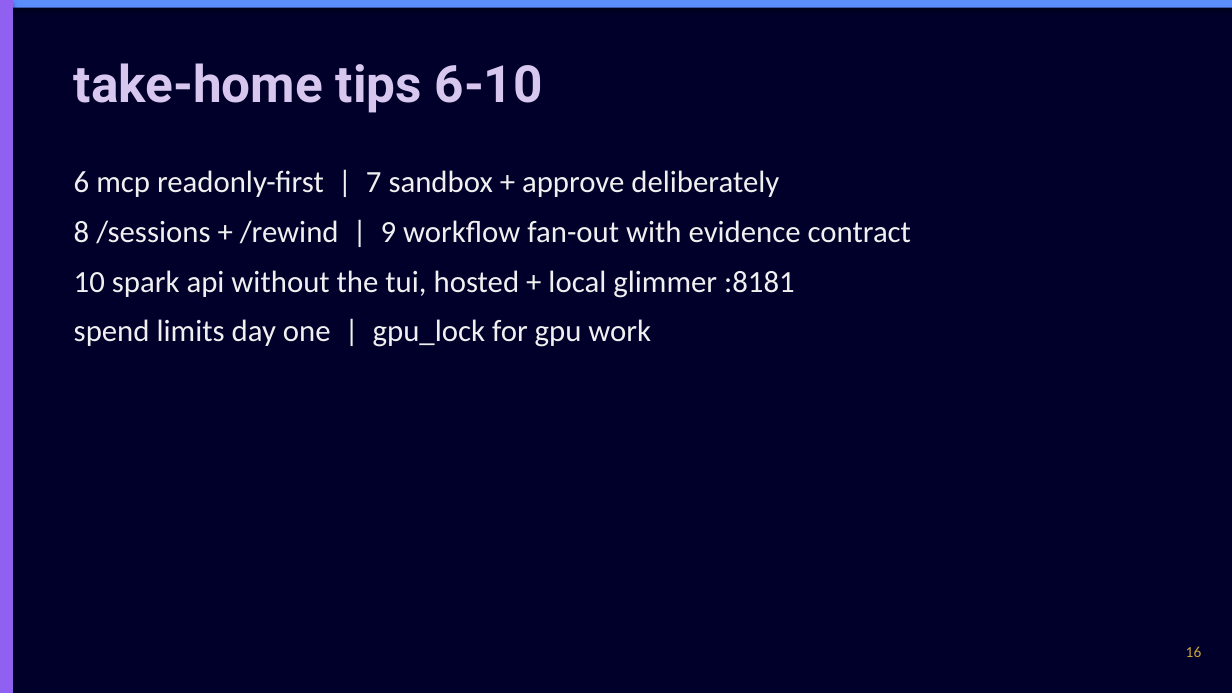
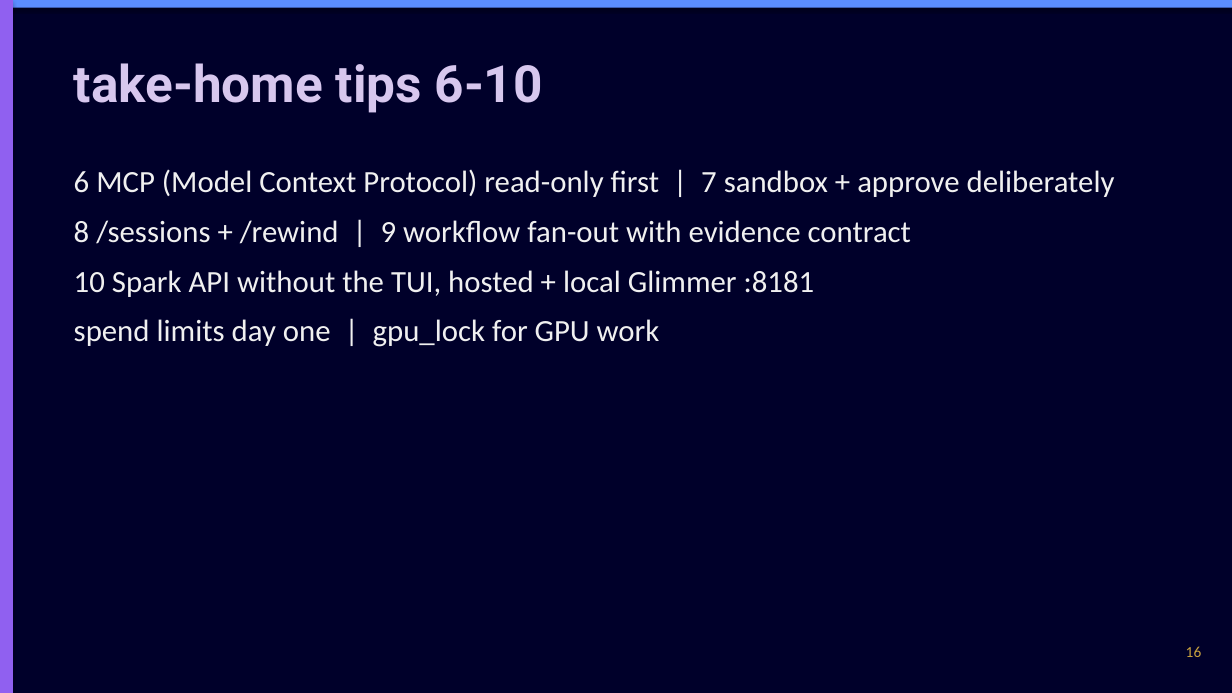
Before and after one commit to chasko-labs/nfl-big-data-bowl-2027, a slide deck: slide 16 of deck/unified.pptx. Drawn at 1232x693 pixels with LibreOffice and Linux fonts; fonts in the diff are those of the drawing. Boxes give left, top, right and bottom in pixels: in the first picture for what was removed or moved away, otherwise in the second. Text is boxed around its words. In the diff, an @@ line names an element or a change of style, - is before the commit and + after.

```diff
--- a/deck/unified.pptx
+++ b/deck/unified.pptx
@@ text at bbox=[74, 169, 1115, 197]: text changed @@
-6 mcp readonly-first | 7 sandbox + approve deliberately
+6 MCP (Model Context Protocol) read-only first | 7 sandbox + approve deliberately
@@ text at bbox=[74, 270, 815, 347]: text changed @@
-10 spark api without the tui, hosted + local glimmer :8181
-spend limits day one | gpu_lock for gpu work
+10 Spark API without the TUI, hosted + local Glimmer :8181
+spend limits day one | gpu_lock for GPU work
```
Also in this commit, not shown: 14 other slides changed.
